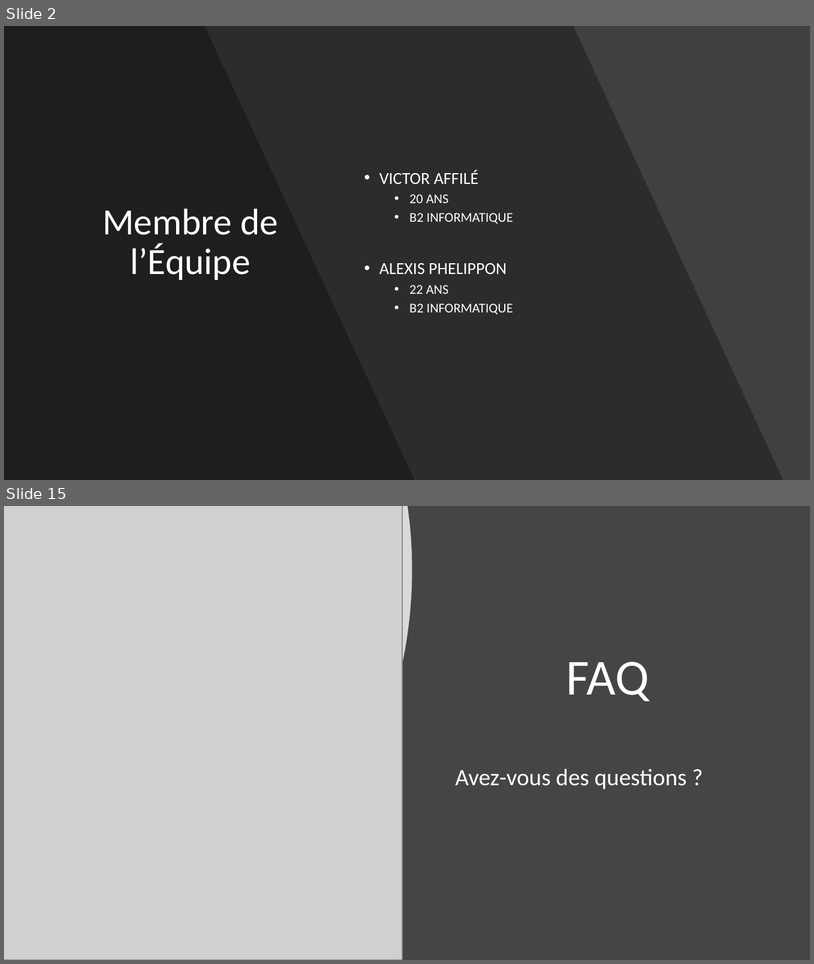
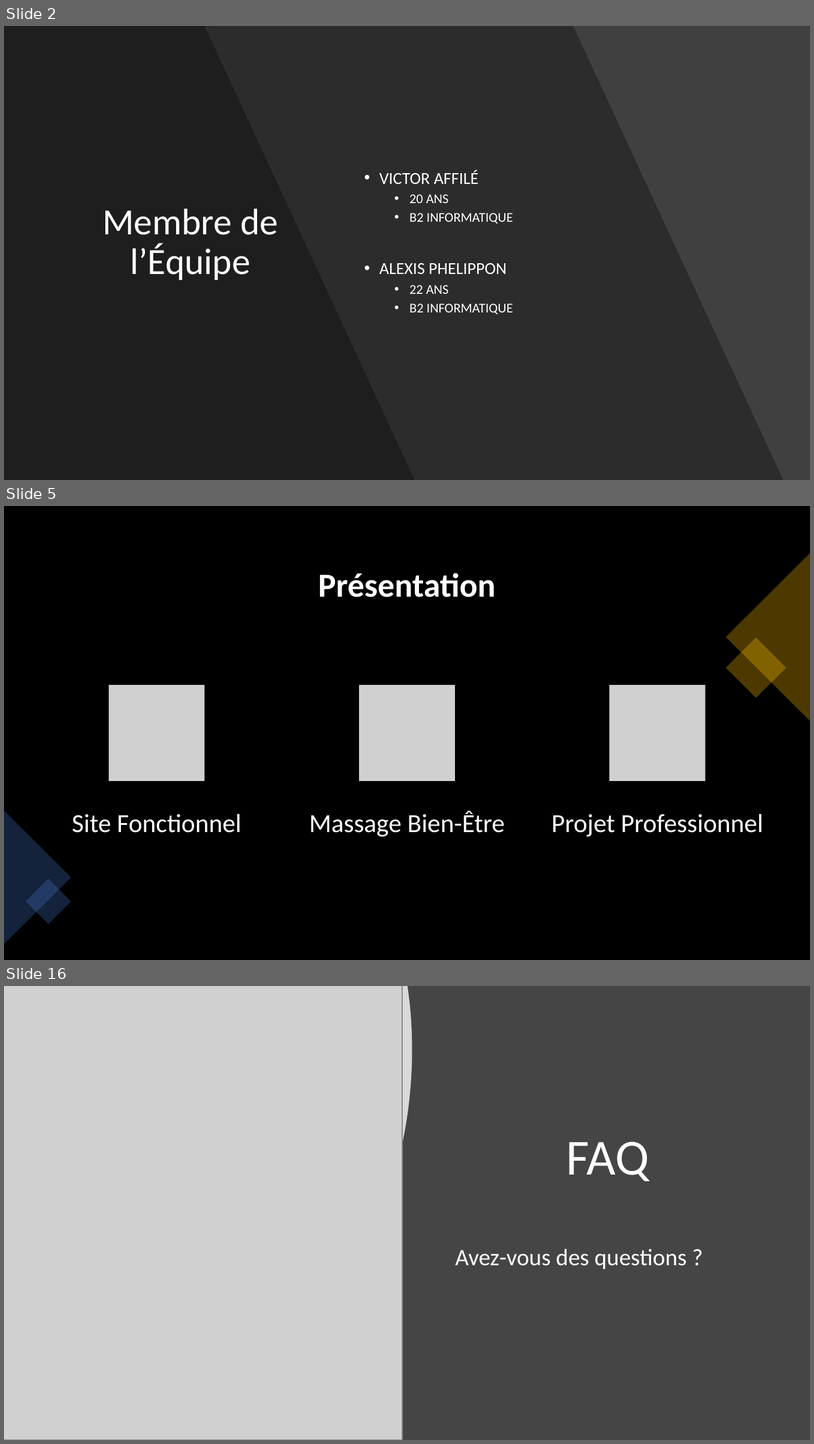
Before and after one commit to FlowNight/Techs_WEB, a slide deck: folder/Support_T_W.pptx. Shown one above the other, each under a label of ours: slides 2 and 15 before the commit, slides 2, 5 and 16 after it; the slides between them are not shown. The pictures are 814x964 and 814x1444 pixels, drawn with LibreOffice and Linux fonts; fonts in the diff are those of the drawing; grey boxes stand for pictures; background and template pictures are left out. Boxes give left, top, right and bottom in pixels: in the first picture for what was removed or moved away, otherwise in the second. Text is boxed around its words. In the diff, an @@ line names an element or a change of style, - is before the commit and + after.

```diff
--- a/folder/Support_T_W.pptx
+++ b/folder/Support_T_W.pptx
@@ slide 5 added at <box>4,506,810,960</box>, background picture (left out) @@
@@ triangle added at <box>726,553,810,721</box>, fill #FFC000 at 30% opacity @@
@@ title added at <box>318,573,496,597</box>, 40 pt, text #FFFFFF, bold @@
+Présentation
@@ rectangle added at <box>726,637,787,698</box>, fill #FFC000 at 30% opacity @@
@@ triangle added at <box>4,810,71,944</box>, fill #4472C4 at 30% opacity @@
@@ group added at <box>72,685,764,837</box>: 3 pictures, 3 texts @@
+Site Fonctionnel
+Massage Bien-Être
+Projet Professionnel
@@ rectangle added at <box>26,878,71,924</box>, fill #4472C4 at 30% opacity @@
@@ what was slide 15 is now slide 16 @@
```
Also in this commit, not shown: 10 slides changed, 3 other slides added, 3 slides removed, 5 other files.
